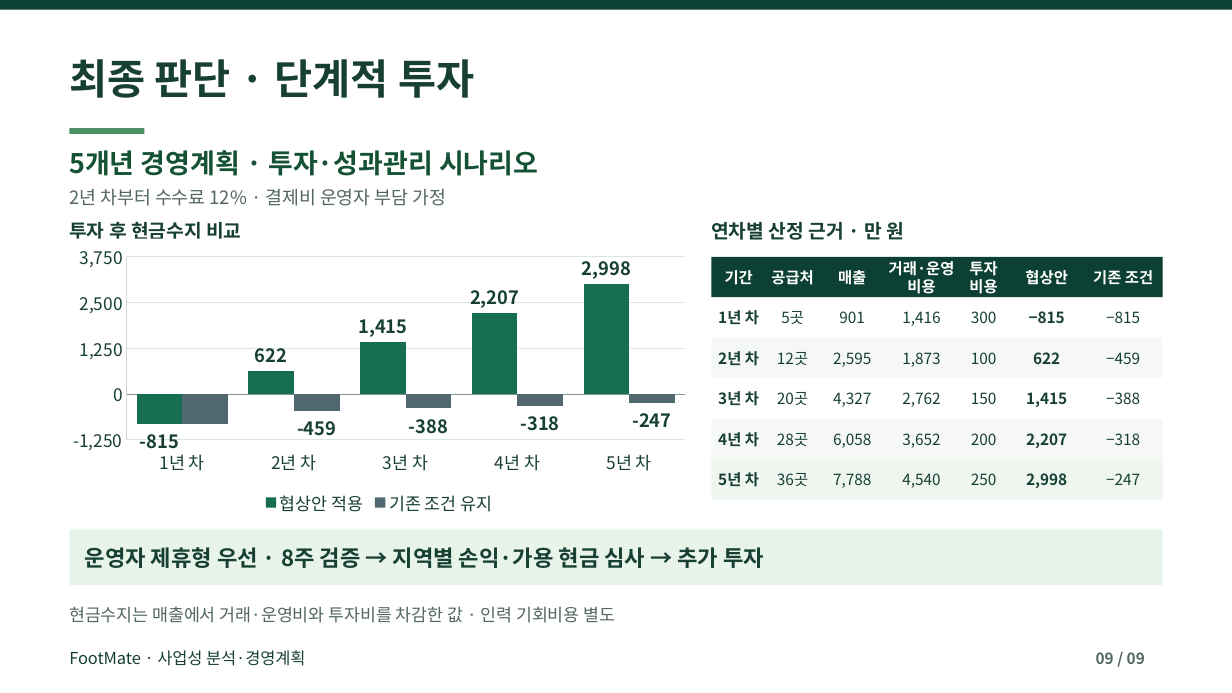
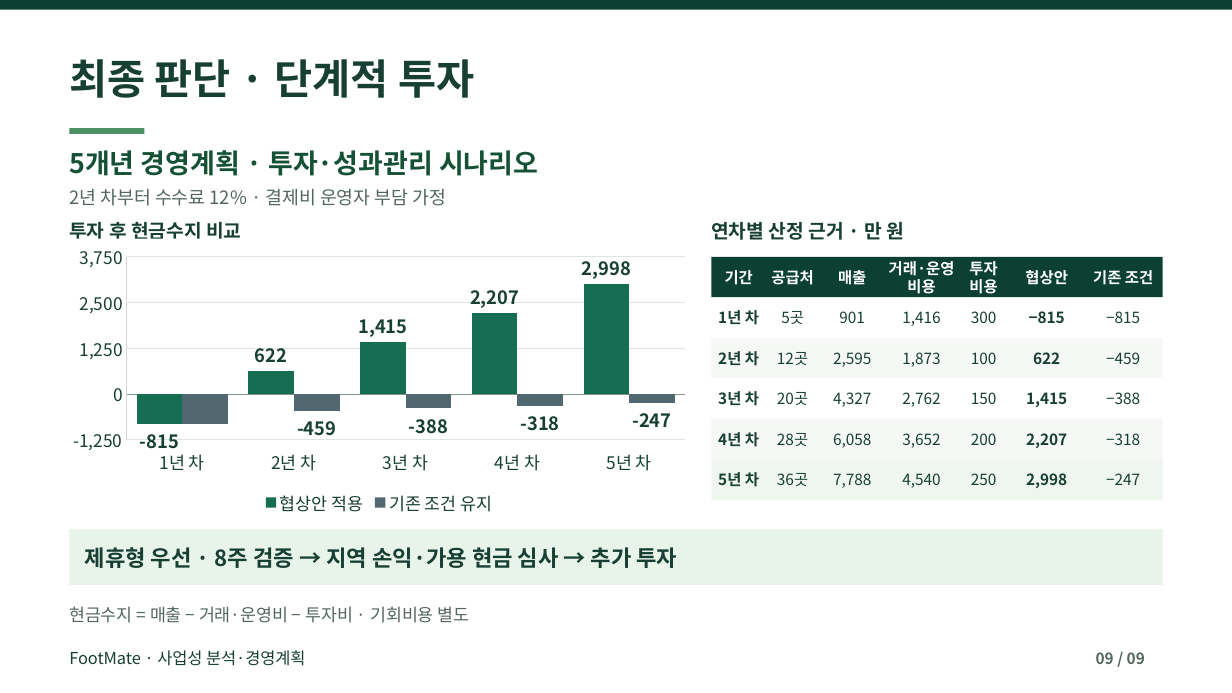
Before and after one commit to dohyunkimmm/footmate, a slide deck: slide 9 of src/case-study/downloads/footmate_report.pptx. Drawn at 1232x693 pixels with LibreOffice and Linux fonts; fonts in the diff are those of the drawing. Boxes give left, top, right and bottom in pixels: in the first picture for what was removed or moved away, otherwise in the second. Text is boxed around its words. In the diff, an @@ line names an element or a change of style, - is before the commit and + after.

```diff
--- a/src/case-study/downloads/footmate_report.pptx
+++ b/src/case-study/downloads/footmate_report.pptx
@@ text at (x1=85, y1=547, x2=678, y2=568): text changed @@
-운영자 제휴형 우선 · 8주 검증 → 지역별 손익·가용 현금 심사 → 추가 투자
+제휴형 우선 · 8주 검증 → 지역 손익·가용 현금 심사 → 추가 투자
@@ text at (x1=69, y1=606, x2=470, y2=623): text changed @@
-현금수지는 매출에서 거래·운영비와 투자비를 차감한 값 · 인력 기회비용 별도
+현금수지 = 매출 − 거래·운영비 − 투자비 · 기회비용 별도
```
Also in this commit, not shown: 3 other slides changed, 8 other files.
